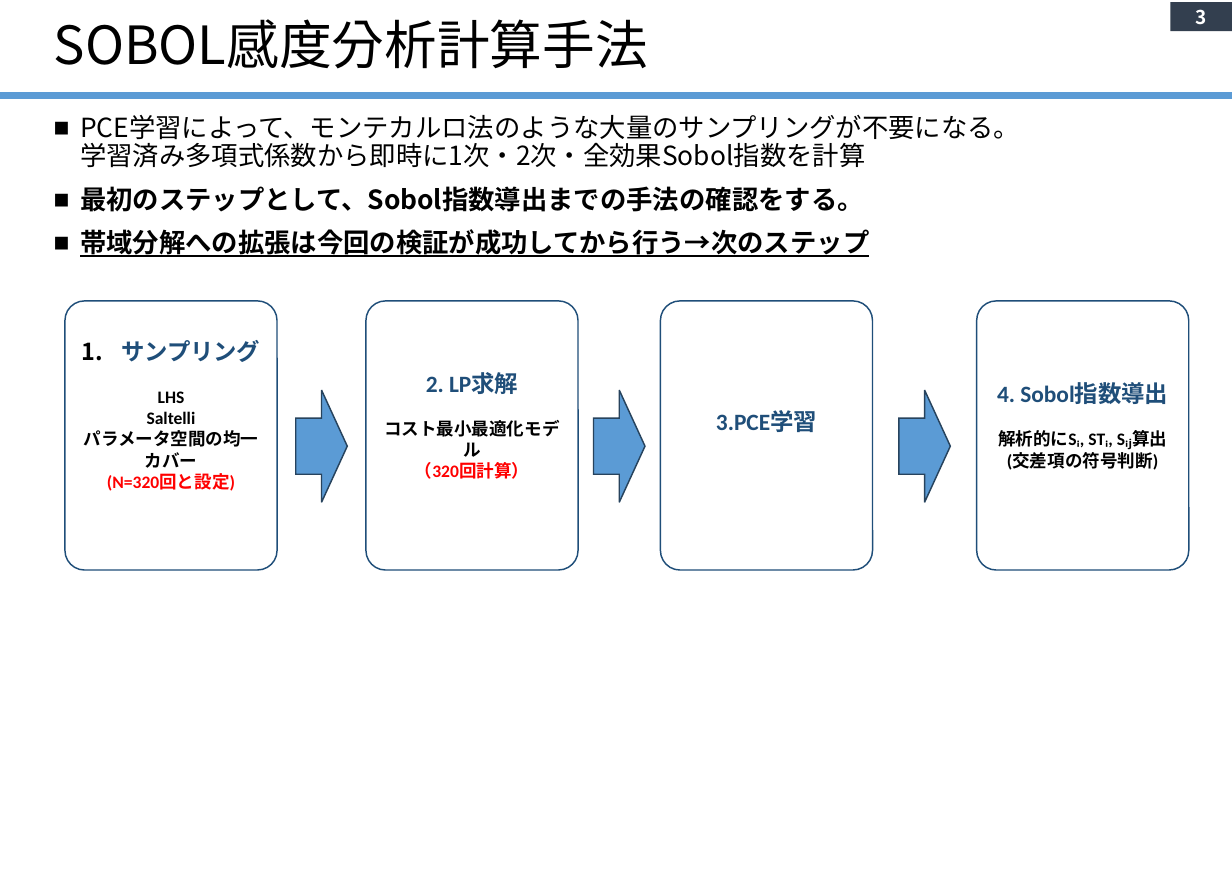
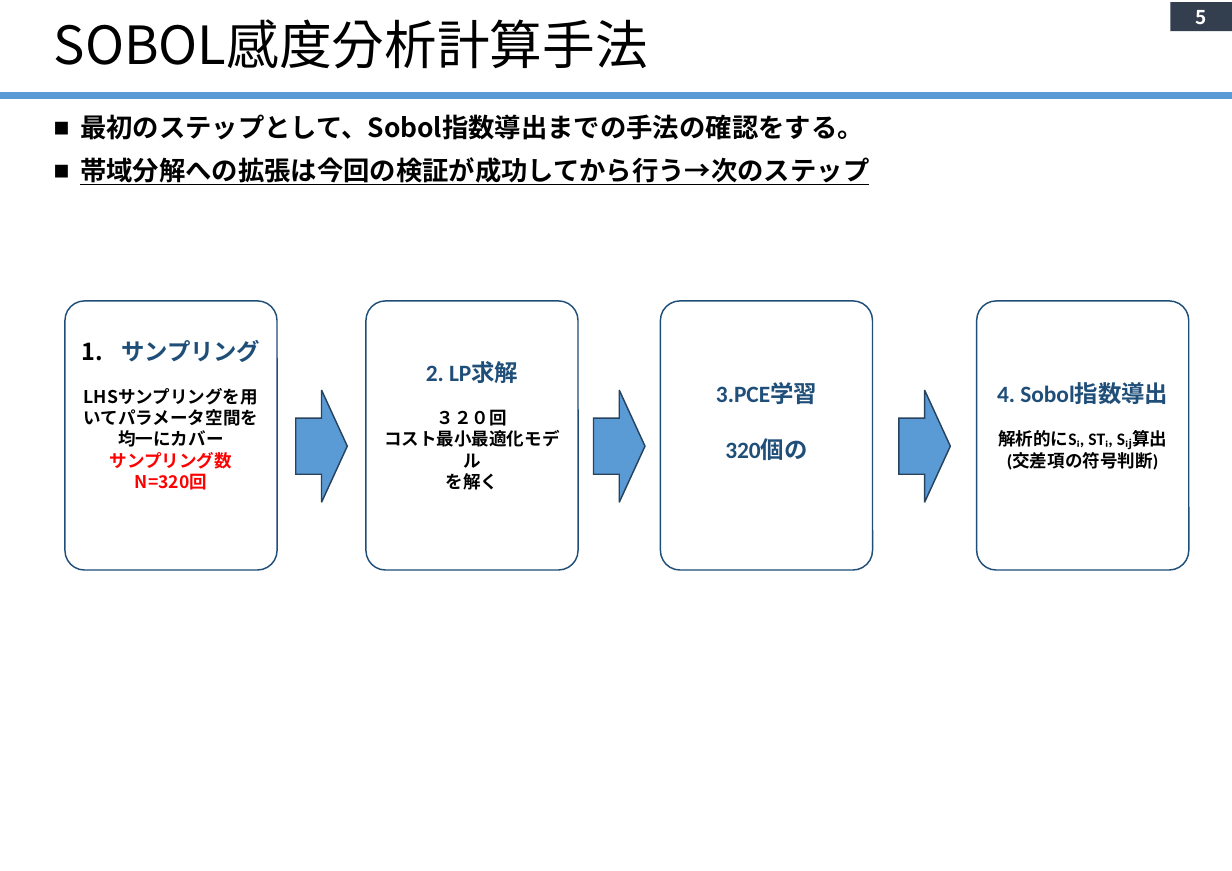
Before and after one commit to yanase1147/GSA-02, a slide deck: slide 5 of Study Outline.pptx (slide 3 before the commit). Drawn at 1232x871 pixels with LibreOffice and Linux fonts; fonts in the diff are those of the drawing. Boxes give left, top, right and bottom in pixels: in the first picture for what was removed or moved away, otherwise in the second. Text is boxed around its words. In the diff, an @@ line names an element or a change of style, - is before the commit and + after.

Commit message:
Study Outline.pptxの新しいバージョンを追加

```diff
--- a/Study Outline.pptx
+++ b/Study Outline.pptx
@@ page number at [1196,10,1207,25]: text changed @@
-3
+5
@@ text at [80,115,1020,168]: paragraph removed @@
-■ PCE学習によって、モンテカルロ法のような大量のサンプリングが不要になる。
-  学習済み多項式係数から即時に1次・2次・全効果Sobol指数を計算
@@ text in rounded rectangle at [437,409,507,426]: paragraph added @@
+３２０回
@@ text in rounded rectangle at [725,439,807,460]: paragraph added @@
+320個の
@@ text in rounded rectangle at [110,452,232,490]: text changed; font Calibri to Noto Sans CJK JP @@
-LHS
-Saltelli
-パラメータ空間の均一カバー
-(N=320回と設定)
+LHSサンプリングを用いてパラメータ空間を均一にカバー
+サンプリング数
+N=320回
@@ text in rounded rectangle at [446,473,499,490]: text changed; text colour #FF0000 to #000000 @@
-（320回計算）
+を解く
```
Also in this commit, not shown: 1 other slide changed, 4 slides added, 1 slide removed, 1 other file.
